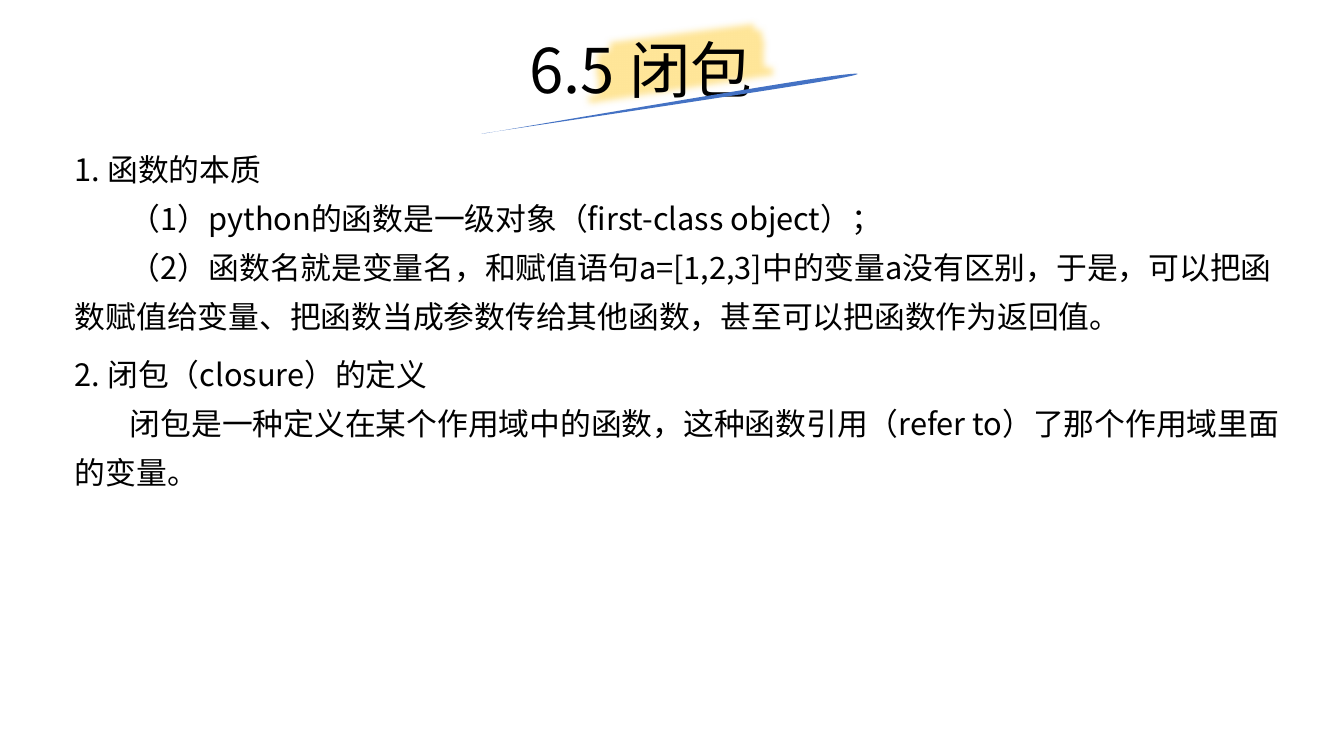
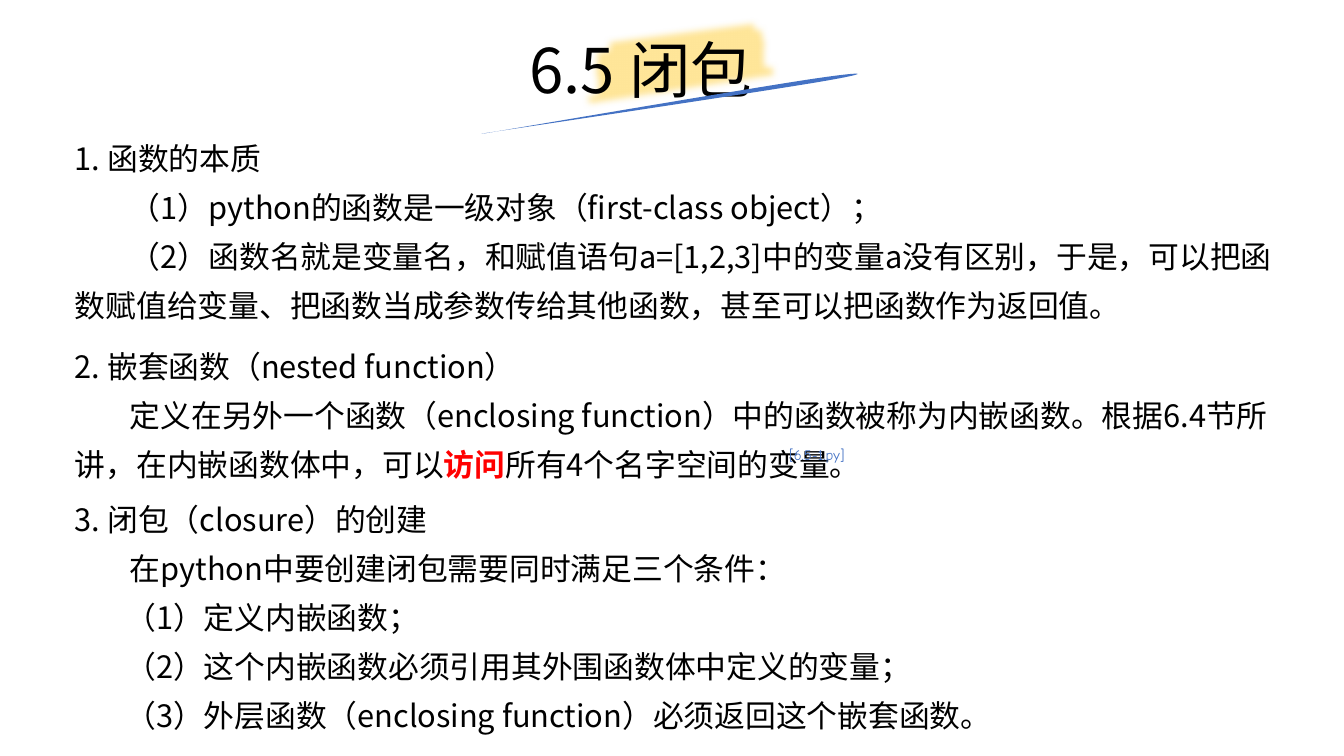
Before and after one commit to yiwenliu/CorePython, a slide deck: slide 53 of PPT/CorePython.pptx. Drawn at 1344x756 pixels with LibreOffice and Linux fonts; fonts in the diff are those of the drawing. Boxes give left, top, right and bottom in pixels: in the first picture for what was removed or moved away, otherwise in the second. Text is boxed around its words. In the diff, an @@ line names an element or a change of style, - is before the commit and + after.

```diff
--- a/PPT/CorePython.pptx
+++ b/PPT/CorePython.pptx
@@ text "1. 函数的本质": place and size @@
-text "1. 函数的本质" at box(75, 155, 1272, 331)
+text "1. 函数的本质" at box(75, 144, 1272, 320)
@@ text added at box(75, 351, 1268, 479), 22 pt, text #000000 @@
+2. 嵌套函数（nested function）
+定义在另外一个函数（enclosing function）中的函数被称为内嵌函数。根据6.4节所讲，在内嵌函数体中，可以访问所有4个名字空间的变量。
@@ text added at box(789, 448, 844, 466), 18 pt, text #4472C4 @@
+[6.5-1.py]
@@ text at box(75, 504, 991, 735): text changed @@
-2. 闭包（closure）的定义
-闭包是一种定义在某个作用域中的函数，这种函数引用（refer to）了那个作用域里面的变量。
+3. 闭包（closure）的创建
+在python中要创建闭包需要同时满足三个条件：
+  （1）定义内嵌函数；
+  （2）这个内嵌函数必须引用其外围函数体中定义的变量；
+  （3）外层函数（enclosing function）必须返回这个嵌套函数。
```
Also in this commit, not shown: 1 other slide changed, 1 slide added, 1 slide removed, 4 other files.
